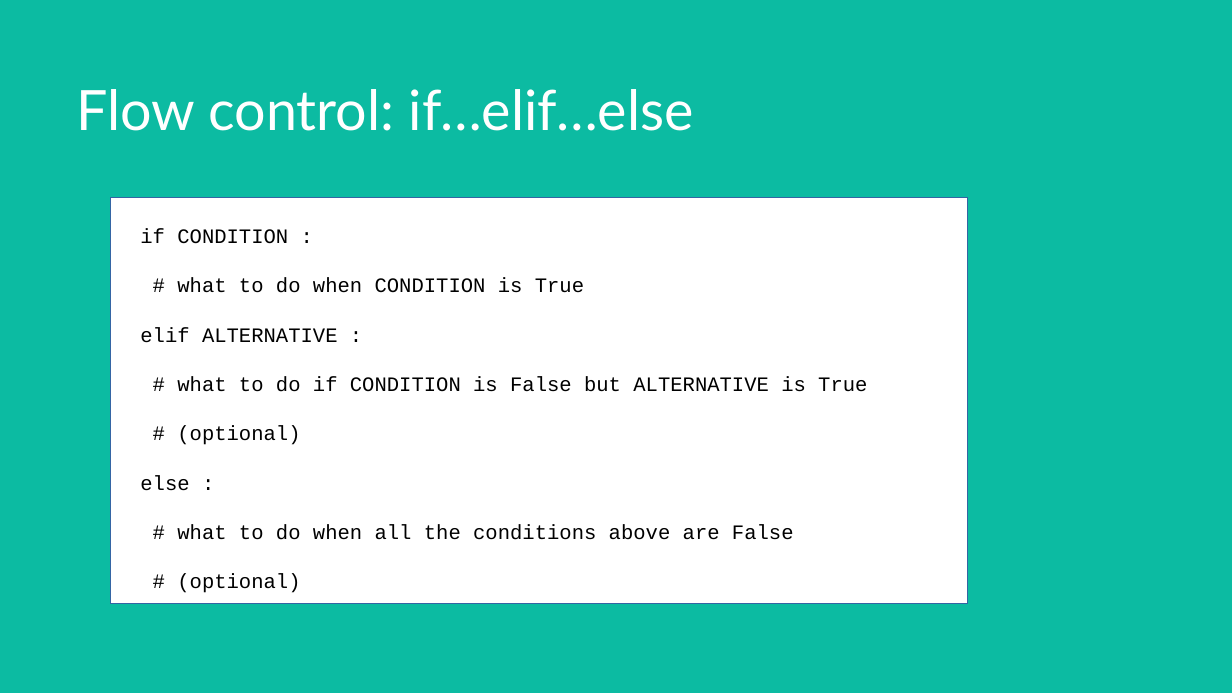
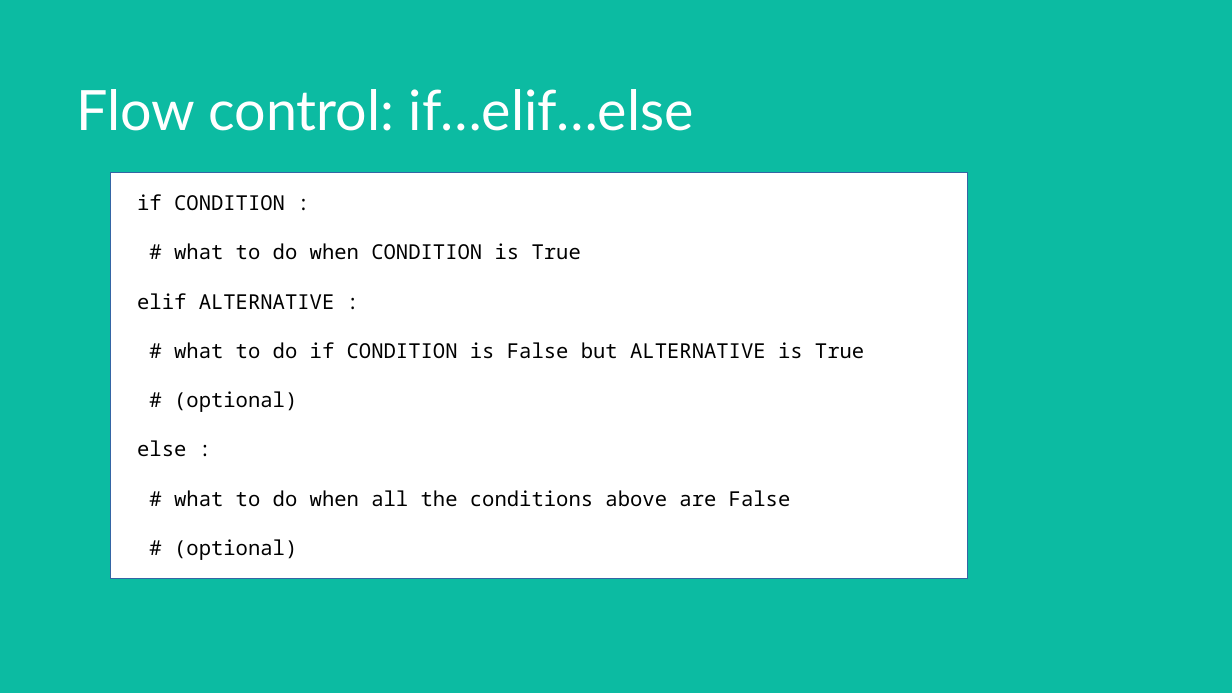
Before and after one commit to makerboxlao/training_resources, a slide deck: slide 16 of Programming_200222/intro.python.workshop.pptx. Drawn at 1232x693 pixels with LibreOffice and Linux fonts; fonts in the diff are those of the drawing. Boxes give left, top, right and bottom in pixels: in the first picture for what was removed or moved away, otherwise in the second. Text is boxed around its words. In the diff, an @@ line names an element or a change of style, - is before the commit and + after.

```diff
--- a/Programming_200222/intro.python.workshop.pptx
+++ b/Programming_200222/intro.python.workshop.pptx
@@ rectangle: place and size @@
-rectangle at box(111, 197, 967, 604)
+rectangle at box(111, 172, 967, 579)
@@ text "if CONDITION :": place and size @@
-text "if CONDITION :" at box(140, 229, 867, 593)
+text "if CONDITION :" at box(137, 194, 864, 560)
@@ text "if CONDITION :" at box(137, 194, 864, 560): font Courier New to Noto Sans Mono @@
```
Also in this commit, not shown: 21 other slides changed, 1 slide added, 1 slide removed, 3 other files.
